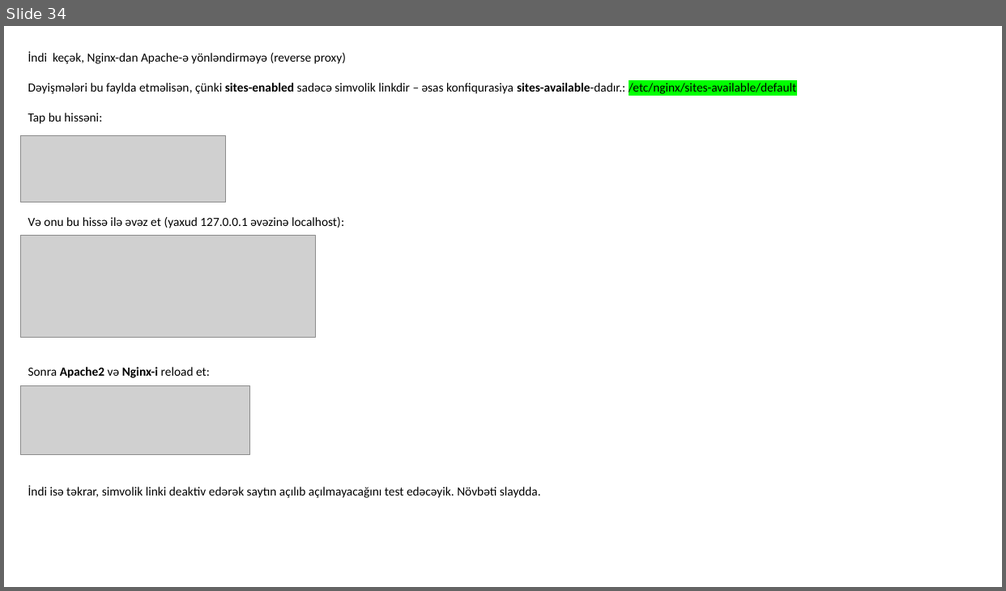
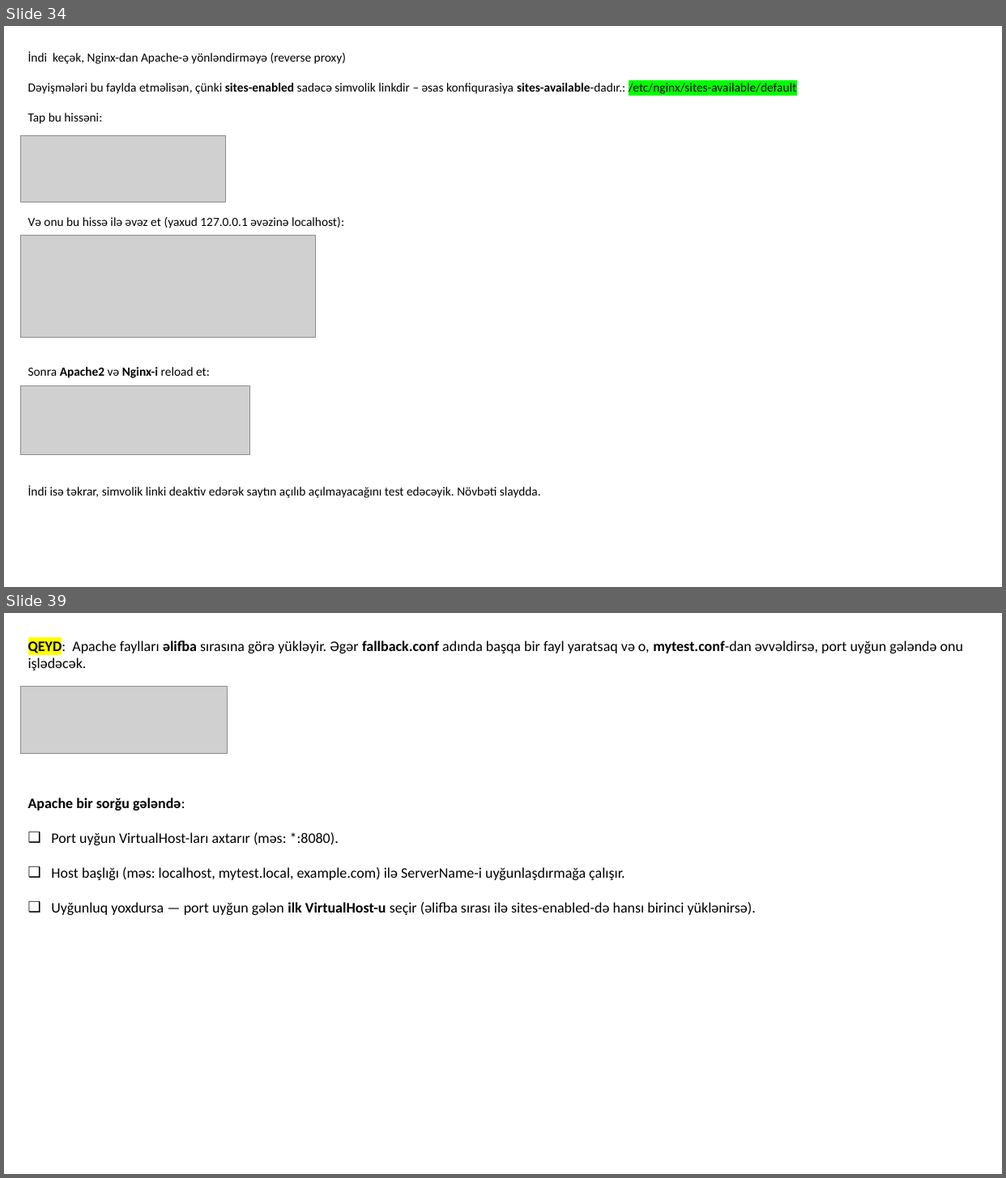
Before and after one commit to codeurient/DevOps, a slide deck: .lessons/Practice.pptx. Shown one above the other, each under a label of ours: slide 34 before the commit, slides 34 and 39 after it; the slides between them are not shown. The pictures are 1006x591 and 1006x1178 pixels, drawn with LibreOffice and Linux fonts; fonts in the diff are those of the drawing; grey boxes stand for pictures. Boxes give left, top, right and bottom in pixels: in the first picture for what was removed or moved away, otherwise in the second. Text is boxed around its words. In the diff, an @@ line names an element or a change of style, - is before the commit and + after.

Commit message:
conf

```diff
--- a/.lessons/Practice.pptx
+++ b/.lessons/Practice.pptx
@@ slide 39 added at box(4, 613, 1002, 1174), background #FFFFFF @@
@@ text added at box(28, 639, 963, 915), 14 pt, text #000000 @@
+QEYD: Apache faylları əlifba sırasına görə yükləyir. Əgər fallback.conf adında başqa bir fayl yaratsaq və o, mytest.conf-dan əvvəldirsə, port uyğun gələndə onu işlədəcək.
+Apache bir sorğu gələndə:
+❑ Port uyğun VirtualHost-ları axtarır (məs: *:8080).
+❑ Host başlığı (məs: localhost, mytest.local, example.com) ilə ServerName-i uyğunlaşdırmağa çalışır.
+❑ Uyğunluq yoxdursa — port uyğun gələn ilk VirtualHost-u seçir (əlifba sırası ilə sites-enabled-də hansı birinci yüklənirsə).
@@ picture added at box(20, 687, 227, 754) @@
```
Also in this commit, not shown: 1 slide changed, 3 other slides added, 4 slides removed.
